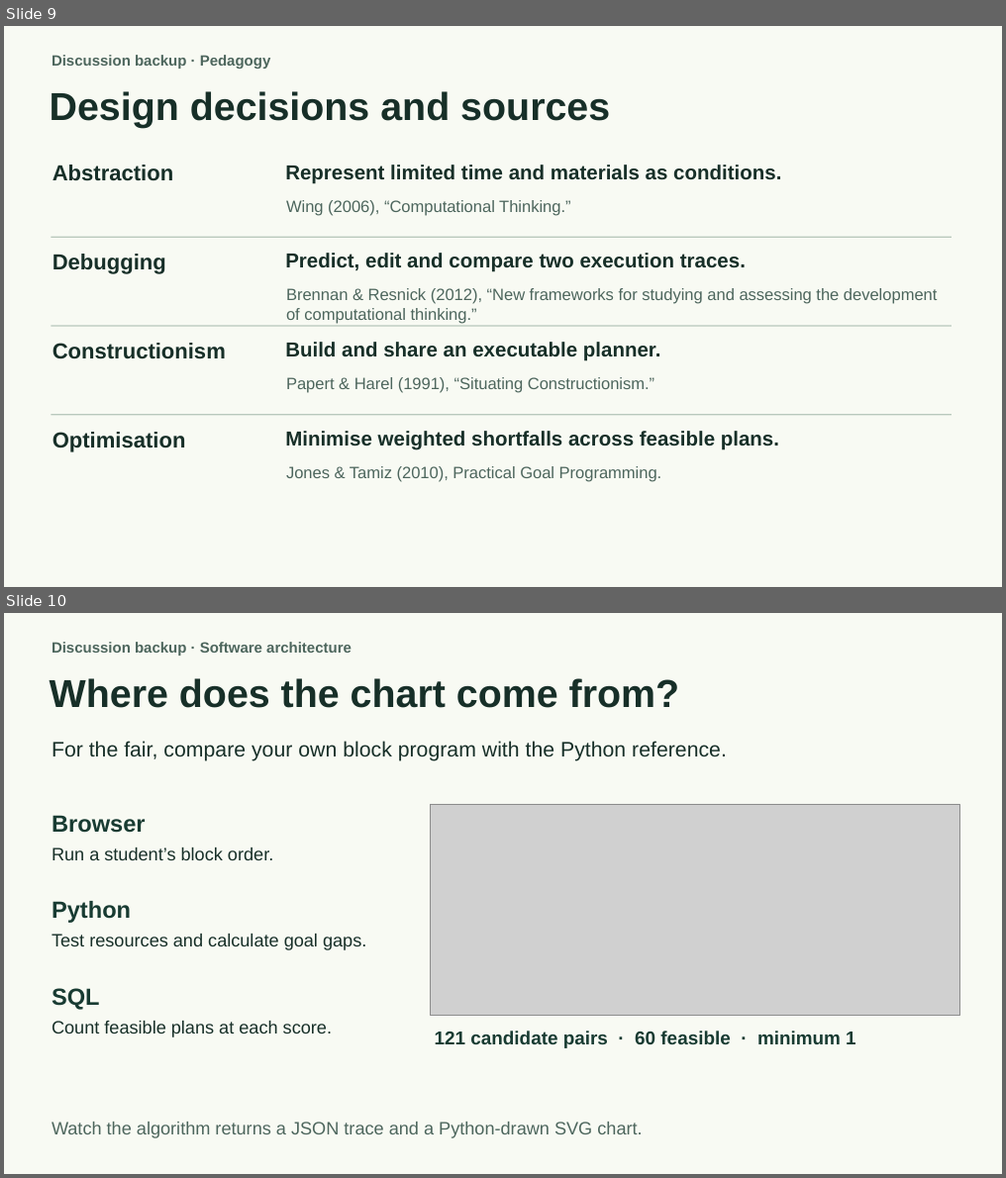
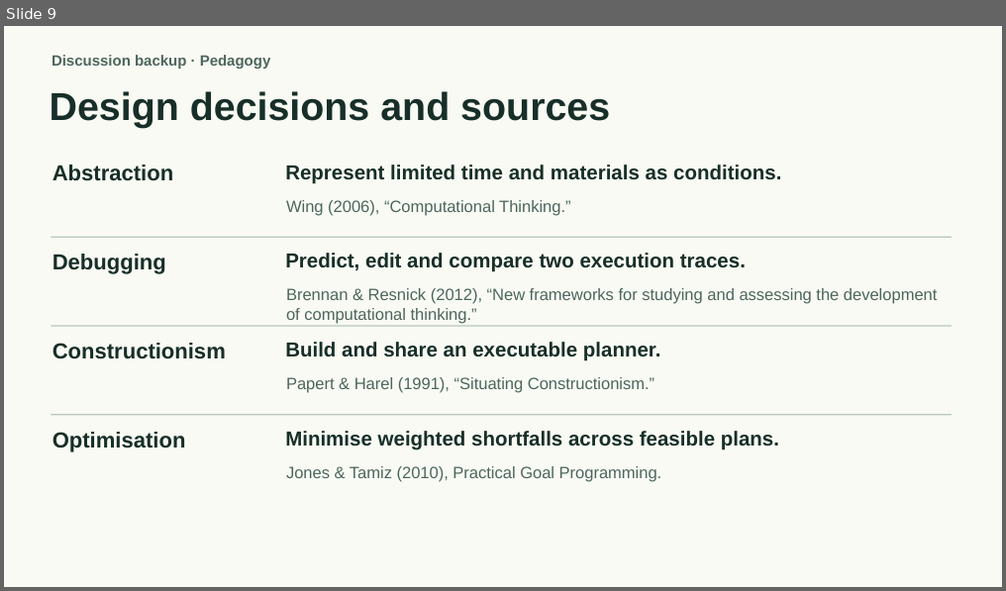
Before and after one commit to OpalliaHub/eco-quest-goal-programming, a slide deck: classroom/eco-quest-presentation.pptx. Shown one above the other, each under a label of ours: slides 9 and 10 before the commit, slide 9 after it. The pictures are 1006x1178 and 1006x591 pixels, drawn with LibreOffice and Linux fonts; fonts in the diff are those of the drawing; grey boxes stand for pictures. Boxes give left, top, right and bottom in pixels: in the first picture for what was removed or moved away, otherwise in the second. Text is boxed around its words. In the diff, an @@ line names an element or a change of style, - is before the commit and + after.

Commit message:
Update the seven-minute classroom presentation with the Python and 3D walkthrough

```diff
--- a/classroom/eco-quest-presentation.pptx
+++ b/classroom/eco-quest-presentation.pptx
@@ slide 10 removed at (4, 613, 1002, 1174), background #F8FAF3 @@
@@ text removed at (52, 642, 351, 656) @@
-Discussion backup · Software architecture
@@ text removed at (50, 678, 680, 708) @@
-Where does the chart come from?
@@ text removed at (52, 741, 727, 761) @@
-For the fair, compare your own block program with the Python reference.
@@ text removed at (52, 815, 146, 833) @@
-Browser
@@ picture removed at (430, 804, 960, 1015) @@
@@ text removed at (52, 848, 273, 861) @@
-Run a student’s block order.
@@ text removed at (52, 901, 131, 923) @@
-Python
@@ text removed at (52, 934, 366, 951) @@
-Test resources and calculate goal gaps.
@@ text removed at (52, 988, 100, 1010) @@
-SQL
@@ text removed at (52, 1021, 332, 1038) @@
-Count feasible plans at each score.
@@ text removed at (435, 1031, 856, 1049) @@
-121 candidate pairs · 60 feasible · minimum 1
@@ text removed at (52, 1122, 642, 1139) @@
-Watch the algorithm returns a JSON trace and a Python-drawn SVG chart.
```
Also in this commit, not shown: 1 slide added, 1 other file.
